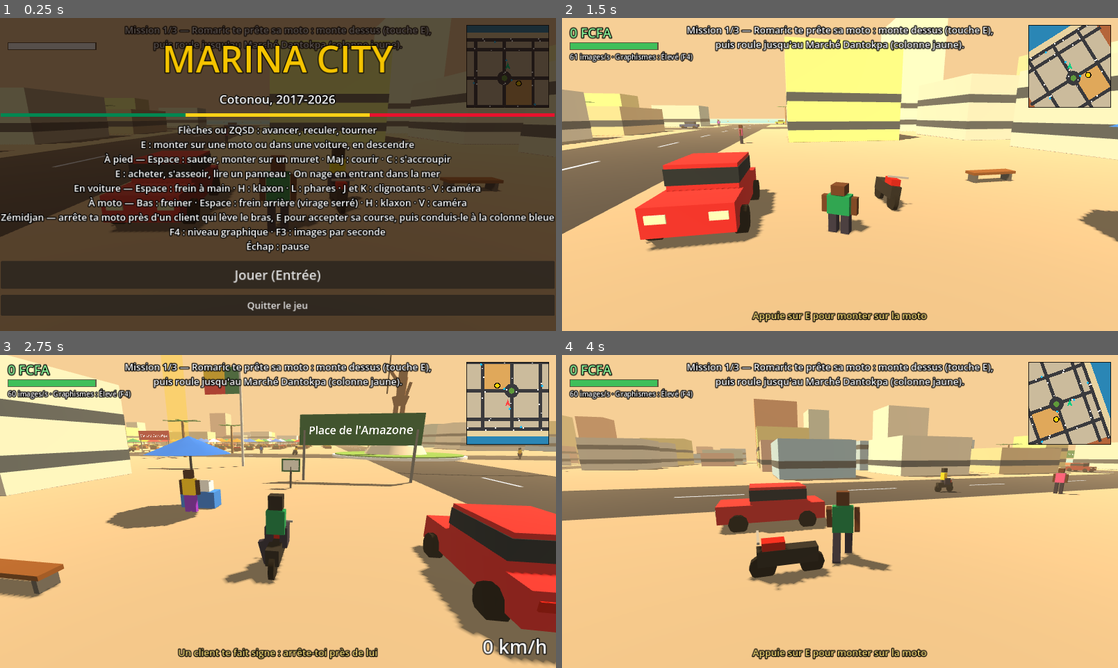
Above: before the commit, frames 1-4 (two rows, left to right).
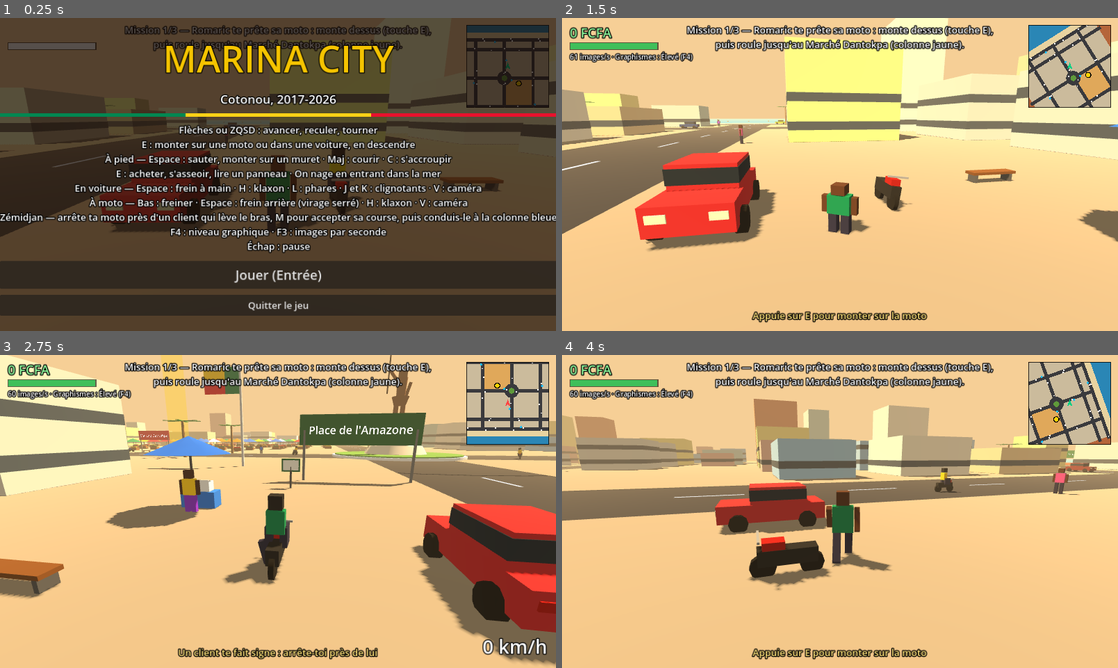
Above: after the commit, the same moments.

Repository: Yard24/Cotonou-city
Game: Godot game, scene res://main.tscn
Two runs of this game, one before a commit and one after it. Both use one fixed random seed, a clock stepped at 60 frames per second and the inputs below.
Inputs:
- Up to frame 1 (0.25 s): no input
- Up to frame 2 (1.5 s): click "Jouer (Entrée)" at 0.5 s; tap Enter (ui_accept) at 1.25 s; hold D (right) from 1.28 s (still down); hold C (crouch) from 1.28 s (still down); tap V (cam) at 1.35 s
- Up to frame 3 (2.75 s): tap Enter (ui_accept) at 1.52, 2.27 s; release D (right) at 2.03 s; release C (crouch) at 2.03 s; hold Space (brake) from 2.03 s (still down); tap C (crouch) at 2.1 s; tap E (enter) at 2.3 s
- Up to frame 4 (4 s): release Space (brake) at 2.78 s; hold D (right) 2.78-3.53 s; hold H (horn) 2.78-3.53 s; tap E (enter) at 2.85 s; hold W (up) from 3.53 s (still down); tap H (horn) at 3.6 s; tap Enter (ui_accept) at 3.77 s; tap Shift (run) at 3.8 s

The runs differ from the first frame. In frame 1, 9.8% of the frame differs, in the area x 0-100%, y 8-96%; in frame 2, nothing differs; in frame 3, less than 0.1%; in frame 4, nothing differs.

Commit message:
Zémidjan : M pour accepter une course, E ne fait que monter et descendre ; missions à 5 000, 7 500 et 3 000 FCFA ; moto : inclinaison réaliste selon la vitesse et le rayon du virage, plafonnée à 38° (caméra 8° et 20°)
Décisions de Bravo du 16 novembre consignées dans docs/decisions.md.
Test automatique : touche M (AZERTY et QWERTY), paies des missions, plafond d'inclinaison.

Co-Authored-By: Claude Fable 5.2 <noreply@anthropic.com>
Claude-Session: https://claude.ai/code/session_015ZX5cP41vf7mWhTQ8uSFp4

Diff:
--- a/scripts/hud.gd
+++ b/scripts/hud.gd
@@ -93,7 +93,7 @@
 	vb.add_child(flag)
 	var help: Label = m.label(22, Color.WHITE)
 	help.horizontal_alignment = HORIZONTAL_ALIGNMENT_CENTER
-	help.text = "Flèches ou ZQSD : avancer, reculer, tourner\nE …(421 unchanged characters)… moto près d'un client qui lève le bras, E pour accepter sa course, puis conduis-l …(85 unchanged characters)…
+	help.text = "Flèches ou ZQSD : avancer, reculer, tourner\nE …(421 unchanged characters)… moto près d'un client qui lève le bras, M pour accepter sa course, puis conduis-l …(85 unchanged characters)…
 	vb.add_child(help)
 	m.menu_play = Button.new()
 	m.menu_play.add_theme_font_size_override("font_size", 30)
@@ -125,7 +125,7 @@
 		if m.zem.hint != "":
 			t = m.zem.hint
 		elif not m.zem.fare.is_empty() and abs(m.cur_car.speed) < 1.5:
-			t = "E : déposer le client ici (course non payée)"
+			t = "M : déposer le client ici (course non payée)"
 	else:
 		m.l_speed.text = ""
 		if m.need_car:
--- a/scripts/main.gd
+++ b/scripts/main.gd
@@ -76,9 +76,9 @@
 var cam_mode := 1
 
 var missions := [
-	{"t": "Mission 1/3 — Romaric te prête sa moto : monte dessus (touche E), puis roule jusqu'au Marché Dantokpa (colonne jaune).", "x": 60.0, "z": 22.0, "car": true, "r": 500, "ok": "Arrivé au marché"},
-	{"t": "Mission 2/3 — Une commerçante te confie un colis : livre-le sur le Boulevard de la Marina, au bord de la mer.", "x": -80.0, "z": -160.0, "car": true, "r": 750, "ok": "Colis livré"},
-	{"t": "Mission 3/3 — Retourne à la Place de l'Amazone et arrête-toi devant la statue.", "x": 0.0, "z": -40.0, "car": false, "r": 300, "ok": "Bienvenue à l'Amazone"},
+	{"t": "Mission 1/3 — Romaric te prête sa moto : monte dessus (touche E), puis roule jusqu'au Marché Dantokpa (colonne jaune).", "x": 60.0, "z": 22.0, "car": true, "r": 5000, "ok": "Arrivé au marché"},
+	{"t": "Mission 2/3 — Une commerçante te confie un colis : livre-le sur le Boulevard de la Marina, au bord de la mer.", "x": -80.0, "z": -160.0, "car": true, "r": 7500, "ok": "Colis livré"},
+	{"t": "Mission 3/3 — Retourne à la Place de l'Amazone et arrête-toi devant la statue.", "x": 0.0, "z": -40.0, "car": false, "r": 3000, "ok": "Bienvenue à l'Amazone"},
 ]
 
 # ---------------- outils ----------------
@@ -357,14 +357,9 @@
 	return n
 
 # Touche E : descendre du véhicule, sinon l'objet ou le véhicule le plus proche.
+# (Les courses de zémidjan s'acceptent avec M : zem.gd.)
 func press_e() -> void:
 	if cur_car:
-		if not zem.offer.is_empty():
-			zem.accept(self)      # un client propose sa course : E l'accepte
-			return
-		if not zem.fare.is_empty():
-			zem.drop_here(self)   # le client descend d'abord
-			return
 		toggle_car()
 		return
 	if player.ko_t > 0.0 or player.down_t > 0.0 or player.mantle_t > 0.0:
--- a/scripts/moto.gd
+++ b/scripts/moto.gd
@@ -11,10 +11,11 @@
 const FREIN_AR := 10.0       # Espace seul : frein arrière
 const FREIN_TOUT := 26.0     # Bas + Espace
 const FREIN_MOTEUR := 3.0    # aucune touche
-const PENCHE_MAX := 0.66     # 38°
-const PENCHE_VITE := 7.0     # rapidité de la mise sur l'angle
-const G_VIRAGE := 26.0       # plus c'est grand, plus la moto tourne pour un même angle
-const YAW_MAX := 2.4         # rad/s : virage le plus serré
+const PENCHE_MAX := 0.66     # 38° : plafond de l'inclinaison, jamais dépassé
+const PENCHE_VITE := 7.0     # rapidité de l'angle des motos de la circulation et de la béquille
+const PENCHE_RAD_S := 1.6    # le pilote couche la moto à 90° par seconde au plus : 0,4 s pour l'angle maximal
+const PESANTEUR := 9.81      # m/s² : l'angle d'un virage est celui d'une vraie moto
+const RAYON_MIN := 2.2       # m : virage le plus serré, guidon en butée (au pas)
 const BEQUILLE := 0.14       # moto garée : penchée de 8° sur sa béquille
 const CHUTE_CHOC := 7.0      # m/s perdus d'un coup (25 km/h) : le pilote tombe
 const COUCHEE := 1.35        # angle de la moto couchée
@@ -74,6 +75,16 @@
 	if on:
 		pass_shirt.material_override = main_ref.mat(c)
 
+# Angle d'équilibre d'une moto qui tourne : tan(angle) = vitesse² / (rayon × g), soit
+# vitesse × vitesse de rotation / g. Plafonné à PENCHE_MAX.
+func angle_virage(v: float, lacet: float) -> float:
+	return clamp(atan(v * lacet / PESANTEUR), -PENCHE_MAX, PENCHE_MAX)
+
+# Virage le plus serré possible à cette vitesse (rad/s) : limité par le guidon au pas,
+# puis par l'angle maximal. Plus on roule vite, plus le virage est large.
+func lacet_max(v: float) -> float:
+	return min(v / RAYON_MIN, PESANTEUR * tan(PENCHE_MAX) / max(v, 0.01))
+
 func _ai_target() -> float:
 	return min(vmax, FAUFILE_V) if side_want != 0.0 or abs(side) > 0.2 else vmax
 
@@ -104,16 +115,17 @@
 	else:
 		speed = move_toward(speed, 0.0, FREIN_MOTEUR * delta)
 	speed = clamp(speed, V_RECUL, max_speed())
-	# équilibre : la direction commande l'angle, et c'est l'angle qui fait tourner la moto
+	# équilibre : la direction demande un virage ; la moto prend l'angle qui correspond à sa
+	# vitesse et au rayon de ce virage, et c'est cet angle qui la fait tourner
 	var steer := Input.get_axis("right", "left")
 	var v: float = abs(speed)
-	var plein: float = clamp(v / 6.0, 0.0, 1.0)
-	lean += (steer * PENCHE_MAX * plein - lean) * (1.0 - exp(-delta * PENCHE_VITE * (CHARGE_PENCHE if loaded else 1.0)))
+	var want: float = angle_virage(v, steer * lacet_max(v))
+	lean = move_toward(lean, want, PENCHE_RAD_S * (CHARGE_PENCHE if loaded else 1.0) * delta)
+	lean = clamp(lean, -PENCHE_MAX, PENCHE_MAX)
 	var yaw := 0.0
 	if v > 0.05:
-		yaw = clamp(G_VIRAGE * tan(lean) / max(v, 7.0), -YAW_MAX, YAW_MAX)
-		# au pas, on tourne surtout avec le guidon
-		yaw += steer * 1.6 * (1.0 - plein) * clamp(v, 0.0, 1.0)
+		var butee: float = v / RAYON_MIN
+		yaw = clamp(PESANTEUR * tan(lean) / v, -butee, butee)
 		if rear and v > 5.0:
 			yaw *= 1.35   # frein arrière : la roue arrière glisse, le virage se resserre
 	heading += yaw * delta * sign(speed)
@@ -139,7 +151,7 @@
 	else:
 		if ai:
 			# circulation : l'angle suit le virage réellement pris
-			var want: float = clamp(atan(speed * yaw_rate / 9.8), -0.5, 0.5)
+			var want: float = clamp(angle_virage(speed, yaw_rate), -0.5, 0.5)
 			lean += (want - lean) * (1.0 - exp(-dt * PENCHE_VITE))
 		elif not ridden:
 			lean += (BEQUILLE - lean) * (1.0 - exp(-dt * PENCHE_VITE))
--- a/scripts/selftest_moto.gd
+++ b/scripts/selftest_moto.gd
@@ -11,7 +11,7 @@
 # Renvoie "" si tout va bien, sinon le message d'échec.
 func run(m) -> String:
 	var c = m.moto_romaric
-	for t in [_depart, _acceleration, _freinage, _equilibre, _chute, _camera]:
+	for t in [_depart, _acceleration, _freinage, _equilibre, _plafond, _chute, _camera]:
 		_release()
 		c.repair()
 		m.player.health = 100.0
@@ -254,10 +254,10 @@
 	var lent := _virage(c, 2.0, "left")
 	var ville := _virage(c, 8.0, "left")
 	var vite := _virage(c, 26.0, "left")
-	if not (ville[0] > g[0] and g[0] > vite[0]) or vite[0] < 0.4 or ville[0] > c.YAW_MAX + 0.01:
+	if not (ville[0] > g[0] and g[0] > vite[0]) or vite[0] < 0.2 or ville[0] > 1.2:
 		err = "équilibre : angles tournés en 1 s : %.2f à 29 km/h, %.2f à 54, %.2f à 94" % [ville[0], g[0], vite[0]]
 		return
-	if lent[0] < 0.8 or lent[1] > 0.3:
+	if lent[0] < 0.6 or lent[1] > 0.3:
 		err = "équilibre : au pas, %.2f rad tournés, penchée de %.2f rad" % [lent[0], lent[1]]
 		return
 	# en reculant avec les pieds, le guidon agit à l'envers, comme sur une vraie moto
@@ -287,6 +287,101 @@
 		return
 	print("équilibre : %.0f° d'angle en virage (38° au plus), gauche et droite symétriques, redressée en ligne droite ; en …(232 unchanged characters)…
 
+# Inclinaison réaliste : l'angle dépend de la vitesse et du rayon du virage
+# (tan(angle) = v² / (rayon × g)) et ne dépasse jamais le plafond, pour la moto comme pour la caméra.
+func _plafond(m, c) -> void:
+	m.cur_car = c
+	var maxi: float = c.PENCHE_MAX
+	if maxi < deg_to_rad(35.0) or maxi > deg_to_rad(40.0):
+		err = "plafond : angle maximal de la moto %.0f° (attendu entre 35 et 40°)" % rad_to_deg(maxi)
+		return
+	# la formule : plus vite ou plus serré = plus penché ; ligne droite = droite ; jamais plus que le plafond
+	if abs(c.angle_virage(15.0, 0.0)) > 0.0001 or c.angle_virage(15.0, 15.0 / 60.0) >= c.angle_virage(15.0, 15.0 / 30.0) or c.angle_virage(10.0, 10.0 / 30.0) >= c.angle_virage(15.0, 15.0 / 30.0) or c.angle_virage(30.0, 3.0) > maxi or abs(c.angle_virage(10.0, 10.0 / 20.0) - atan(100.0 / (20.0 * 9.81))) > 0.001 or abs(c.angle_virage(12.0, -0.4) + c.angle_virage(12.0, 0.4)) > 0.0001:
+		err = "plafond : la formule de l'angle ne suit pas la vitesse et le rayon du virage"
+		return
+	# virage tenu 3 s à plusieurs vitesses : on mesure le rayon réellement suivi et l'angle affiché
+	var p0 := Vector3(-100, 0, -178)
+	var lignes := []
+	var angles := []
+	for v in [2.0, 3.0, 6.0, 10.0, 15.0, 20.0, 26.0]:
+		for charge in [false, true]:
+			c.loaded = charge
+			_put(c, p0.x, p0.z, EST, v)
+			Input.action_press("left")
+			var top := 0.0
+			var h_avant := EST
+			for i in 180:
+				c.speed = v
+				h_avant = c.heading
+				c.drive(DT)
+				c.global_position = p0   # sur place : seuls le cap et l'angle comptent
+				top = max(top, max(abs(c.lean), abs(_tilt(c))))
+			Input.action_release("left")
+			var lacet: float = angle_difference(h_avant, c.heading) / DT
+			var rayon: float = v / lacet
+			var attendu: float = min(atan(v * v / (rayon * 9.81)), maxi)
+			if top > maxi + 0.0005 or lacet <= 0.0 or rayon < c.RAYON_MIN - 0.01 or abs(c.lean - attendu) > 0.01 or abs(_tilt(c) - c.lean) > 0.001:
+				err = "plafond : à %.0f km/h, rayon %.1f m, moto penchée de %.1f° (attendu %.1f°, plafond %.0f°)" % [v * 3.6, rayon, rad_to_deg(c.lean), rad_to_deg(attendu), rad_to_deg(maxi)]
+				c.loaded = false
+				return
+			if not charge:
+				lignes.append("%.0f km/h : rayon %.0f m, %.0f°" % [v * 3.6, rayon, rad_to_deg(c.lean)])
+				angles.append(c.lean)
+	c.loaded = false
+	# au pas la moto penche peu ; l'angle grandit avec la vitesse jusqu'au plafond
+	if angles[0] > 0.25 or not (angles[0] < angles[1] and angles[1] < angles[2]) or angles[6] < maxi - 0.01:
+		err = "plafond : l'angle ne grandit pas avec la vitesse (%.0f°, %.0f°, %.0f°)" % [rad_to_deg(angles[0]), rad_to_deg(angles[1]), rad_to_deg(angles[2])]
+		return
+	# conduite brutale pendant 20 s (gauche, droite, freins, accélérateur, passager) : jamais au-delà
+	var top2 := 0.0
+	var seq := [["up", "left"], ["left", "brake"], ["up", "right"], ["right", "down"], ["left"], ["right", "brake", "down"], ["up", "left"], ["right"]]
+	_put(c, p0.x, p0.z, EST, 0.0)
+	for k in 1200:
+		if k % 25 == 0:
+			_release()
+			for a in seq[(k / 25) % seq.size()]:
+				Input.action_press(a)
+			c.loaded = (k / 300) % 2 == 1
+		c.drive(DT)
+		c.global_position = p0
+		top2 = max(top2, max(abs(c.lean), abs(_tilt(c))))
+	_release()
+	c.loaded = false
+	if top2 > maxi + 0.0005 or top2 < 0.3:
+		err = "plafond : en conduite brutale la moto penche de %.1f° (plafond %.0f°)" % [rad_to_deg(top2), rad_to_deg(maxi)]
+		return
+	# caméra : elle penche moins que la moto, et elle a son propre plafond
+	var vue = m.vue
+	if vue.ROULIS_EXT_MAX >= vue.ROULIS_GUIDON_MAX or vue.ROULIS_GUIDON_MAX >= maxi or vue.ROULIS_EXT_MAX > deg_to_rad(10.0):
+		err = "plafond : les plafonds de la caméra ne sont pas inférieurs à celui de la moto"
+		return
+	for i in 41:
+		var a: float = -1.4 + i * 0.07
+		var re: float = vue.roulis(a, false)
+		var rg: float = vue.roulis(a, true)
+		if abs(re) > vue.ROULIS_EXT_MAX + 0.0001 or abs(rg) > vue.ROULIS_GUIDON_MAX + 0.0001 or re * a < 0.0 or rg * a < 0.0 or (abs(a) > 0.01 and (abs(re) >= abs(a) or abs(rg) >= abs(a))):
+			err = "plafond : caméra penchée de %.1f° pour une moto à %.1f°" % [rad_to_deg(rg), rad_to_deg(a)]
+			return
+	# mesuré sur la vraie caméra, moto au plafond puis au-delà (cas impossible, par sécurité)
+	var pires := []
+	for a in [maxi, 1.3]:
+		for mode in [1, 3]:
+			_put(c, 0, -178, EST, 0.0)
+			c.lean = a
+			m.cam_mode = mode
+			m._camera(0.0, true)
+			# roulis autour de l'axe de visée : la verticale vue dans le repère de la caméra
+			var bc: Basis = m.cam.global_transform.basis
+			var r: float = abs(atan2(bc.x.y, bc.y.y))
+			var lim: float = vue.ROULIS_GUIDON_MAX if mode == 3 else vue.ROULIS_EXT_MAX
+			if r > lim + 0.001 or r < 0.05:
+				err = "plafond : la caméra (mode %d) penche de %.1f° (plafond %.0f°)" % [mode, rad_to_deg(r), rad_to_deg(lim)]
+				return
+			pires.append(r)
+	c.lean = 0.0
+	m.cam_mode = 1
+	print("inclinaison réaliste : angle = atan(v² / (rayon × g)), plafond %.0f° ; %s ; conduite brutale %.0f° au plus ; caméra %.0f° au plus, %.0f° en vue du guidon" % [rad_to_deg(maxi), " · ".join(lignes), rad_to_deg(top2), rad_to_deg(pires[2]), rad_to_deg(pires[3])])
+
 func _chute(m, c) -> void:
 	var pl = m.player
 	m.cur_car = c
@@ -350,7 +445,7 @@
 		err = "chute : impossible de remonter sur la moto relevée"
 		return
 	# face au mur : on recule avec les pieds en braquant, puis on repart
-	_run(c, 1.2, ["down", "left"])
+	_run(c, 2.6, ["down", "left"])
 	_run(c, 1.0, ["up"])
 	if c.speed < 5.0 or c.fallen:
 		err = "chute : la moto ne repart pas après la chute"
--- a/scripts/selftest_moto_ville.gd
+++ b/scripts/selftest_moto_ville.gd
@@ -75,6 +75,22 @@
 	if z.tarif(0.0) != 100 or z.tarif(100.0) != 300 or z.tarif(5000.0) != 1000 or z.tarif(137.0) % 50 != 0 or z.tarif(300.0) <= z.tarif(150.0):
 		err = "passager : tarif faux (%d, %d, %d)" % [z.tarif(0.0), z.tarif(100.0), z.tarif(5000.0)]
 		return
+	# les trois missions paient 5 000, 7 500 et 3 000 FCFA (décision de Bravo du 16 novembre)
+	var paies := []
+	for mi in m.missions:
+		paies.append(mi.r)
+	var mission0: int = m.mission_i
+	var argent0: int = m.money
+	m.mission_i = 2
+	m.money = 0
+	m._mission(Vector3(m.missions[2].x, 0, m.missions[2].z))
+	var paye: int = m.money
+	m.mission_i = mission0
+	m.money = argent0
+	m._set_mission()
+	if paies != [5000, 7500, 3000] or paye != 3000:
+		err = "missions : elles paient %s FCFA (attendu 5 000, 7 500 et 3 000) ; la troisième verse %d" % [str(paies), paye]
+		return
 	var cl = z.clients[2]
 	var spot: Vector3 = z.spot_pos(2)
 	var money0: int = m.money
@@ -104,7 +120,7 @@
 	c.speed = 0.0
 	for i in 30:
 		z.step(m, DT)
-	if not z.fare.is_empty() or z.offer.is_empty() or z.offer.cl != cl or c.loaded or not cl.n.visible or not ("E" in z.hint) or not (str(z.offer.prix) in z.hint):
+	if not z.fare.is_empty() or z.offer.is_empty() or z.offer.cl != cl or c.loaded or not cl.n.visible or not ("M : accepter" in z.hint) or not (str(z.offer.prix) in z.hint):
 		err = "passager : le client monte sans accord, ou ne propose pas sa course (« %s »)" % z.hint
 		return
 	# le joueur peut refuser en repartant : rien ne se passe
@@ -113,13 +129,45 @@
 	if not z.offer.is_empty() or not z.fare.is_empty():
 		err = "passager : la proposition reste valable alors que la moto est repartie"
 		return
-	# E : la course est acceptée, le client monte, la colonne bleue montre l'arrivée
+	# la touche M : celle qui porte la lettre M sur un clavier AZERTY (place du point-virgule
+	# QWERTY) ou QWERTY ; pas la place du M QWERTY (virgule en AZERTY), et pas la touche E
+	var t_azerty := InputEventKey.new()
+	t_azerty.physical_keycode = KEY_SEMICOLON
+	t_azerty.keycode = KEY_M
+	var t_qwerty := InputEventKey.new()
+	t_qwerty.physical_keycode = KEY_M
+	t_qwerty.keycode = KEY_M
+	var t_virgule := InputEventKey.new()
+	t_virgule.physical_keycode = KEY_M
+	t_virgule.keycode = KEY_COMMA
+	var t_e := InputEventKey.new()
+	t_e.physical_keycode = KEY_E
+	t_e.keycode = KEY_E
+	if not InputMap.event_is_action(t_azerty, "course") or not InputMap.event_is_action(t_qwerty, "course") or InputMap.event_is_action(t_virgule, "course") or InputMap.event_is_action(t_e, "course") or InputMap.event_is_action(t_azerty, "enter") or not InputMap.event_is_action(t_e, "enter"):
+		err = "passager : la touche M n'est pas celle de la course, ou E l'est encore"
+		return
+	# E devant le client : E ne sert qu'à descendre, la course n'est pas acceptée
 	c.speed = 0.0
 	z.step(m, DT)
 	m.press_e()
+	z.step(m, DT)
+	if m.cur_car != null or not z.fare.is_empty() or c.loaded or cl.state != "attend":
+		err = "passager : E accepte encore la course au lieu de faire descendre le pilote"
+		return
+	m.mount(c)
+	# M : la course est acceptée, le client monte, la colonne bleue montre l'arrivée
+	Input.action_press("course")
+	z.step(m, DT)
+	var monte: bool = not z.fare.is_empty()
+	z.step(m, DT)   # touche tenue : rien de plus (le client ne redescend pas)
+	Input.action_release("course")
+	z.step(m, DT)
 	c.drive(DT)
+	if not monte:
+		err = "passager : la touche M n'accepte pas la course"
+		return
 	if m.cur_car != c:
-		err = "passager : E devant un client fait descendre le pilote au lieu d'accepter la course"
+		err = "passager : M devant un client fait descendre le pilote"
 		return
 	if z.fare.is_empty() or z.fare.cl != cl or not c.loaded or not c.passenger.visible or cl.n.visible or not z.dest_marker.visible:
 		err = "passager : le client ne monte pas à l'arrière de la moto arrêtée"
@@ -181,30 +229,45 @@
 	if cl.state != "attend" or not cl.n.visible or _d(cl.n.position, spot) > 0.01:
 		err = "passager : aucun client ne revient attendre"
 		return
-	# E avec un client à bord : il descend ici, sans payer ; E de nouveau : le pilote descend
+	# M avec un client à bord : il descend ici, sans payer ; E : le pilote descend
 	_put(c, sd.x + 4.3, sd.z, 0.0, 0.0)
 	z.step(m, DT)
-	m.press_e()
+	z.press(m)
 	var cl2 = z.clients[dest]
 	if z.fare.is_empty() or z.fare.cl != cl2 or z.fare.dest == dest:
 		err = "passager : le client suivant ne monte pas"
 		return
 	var money1: int = m.money
-	m.press_e()
+	z.press(m)
 	if m.cur_car != c or not z.fare.is_empty() or m.money != money1 or c.loaded or cl2.state != "part" or not cl2.n.visible or _d(cl2.n.position, c.global_position) > 2.0:
-		err = "passager : E ne dépose pas le client (ou la course interrompue est payée)"
+		err = "passager : M ne dépose pas le client (ou la course interrompue est payée)"
 		return
 	z.step(m, DT)
 	m.press_e()
 	if m.cur_car != null or not z.fare.is_empty():
 		err = "passager : après avoir déposé le client, E ne fait pas descendre le pilote"
 		return
+	# E avec un client à bord : le pilote descend, le client aussi, la course n'est pas payée
+	m.mount(c)
+	_put(c, s0.x - 4.3, s0.z, 0.0, 0.0)
+	z.step(m, DT)
+	z.press(m)
+	var cl3 = z.clients[0]
+	if z.fare.is_empty() or z.fare.cl != cl3:
+		err = "passager : pas de client pour l'essai de descente"
+		return
+	m.press_e()
+	z.step(m, DT)
+	if m.cur_car != null or not z.fare.is_empty() or c.loaded or m.money != money1 or cl3.state != "part":
+		err = "passager : E avec un client à bord ne fait pas descendre le pilote et son client"
+		return
 	# chute avec un client : il tombe, se relève et repart à pied ; course perdue (décisions 4 et 53)
+	for i in int((z.T_PART + z.T_RETOUR + 0.5) * 60.0):
+		z.step(m, DT)
 	m.mount(c)
 	_put(c, s0.x - 4.3, s0.z, 0.0, 0.0)
 	z.step(m, DT)
-	m.press_e()
-	var cl3 = z.clients[0]
+	z.press(m)
 	if z.fare.is_empty() or z.fare.cl != cl3:
 		err = "passager : pas de client pour l'essai de chute"
 		return
@@ -217,7 +280,7 @@
 	if cl3.state != "part" or abs(cl3.n.rotation.x) > 0.001 or not cl3.n.visible:
 		err = "passager : le client tombé ne se relève pas"
 		return
-	print("passager à l'arrière : %d clients au bord des routes ; le client propose, E accepte ; course de %.0f m = %d FCFA, payée à l'arrêt devant l'arrivée ; moto chargée : %.0f km/h après 1 s au lieu de %.0f, freinage sur %.1f m au lieu de %.1f ; E dépose le client sans paiement ; chute  …(132 unchanged characters)…
+	print("missions : 5 000, 7 500 et 3 000 FCFA · passager à l'arrière : %d clients au bord des routes ; le client propose, M accepte (E ne fait que descendre) ; course de %.0f m = %d FCFA, payée à l'arrêt devant l'arrivée ; moto chargée : %.0f km/h après 1 s au lieu de %.0f, freinage sur %.1f m au lieu de %.1f ; M dépose le client sans paiement ; chute  …(132 unchanged characters)…
 
 # ---------------- passage entre les voitures : le joueur ----------------
 func _passage(m, c) -> void:
--- a/scripts/vue.gd
+++ b/scripts/vue.gd
@@ -6,6 +6,14 @@
 const CAMS_MOTO := [[5.5, 2.6], [7.5, 3.4], [10.5, 4.6], [0.0, 0.0]]
 const ROULIS_EXT := 0.2      # vues extérieures : la caméra prend 20 % de l'angle de la moto
 const ROULIS_GUIDON := 0.5   # vue du guidon : 50 %
+const ROULIS_EXT_MAX := 0.14     # plafonds : 8° en vue extérieure…
+const ROULIS_GUIDON_MAX := 0.35  # … et 20° en vue du guidon, toujours moins que la moto
+
+# Angle dont la caméra penche pour une moto penchée de « lean ».
+func roulis(lean: float, guidon: bool) -> float:
+	if guidon:
+		return clamp(lean * ROULIS_GUIDON, -ROULIS_GUIDON_MAX, ROULIS_GUIDON_MAX)
+	return clamp(lean * ROULIS_EXT, -ROULIS_EXT_MAX, ROULIS_EXT_MAX)
 
 func update(m, delta: float, instant: bool) -> void:
 	var car = m.cur_car
@@ -19,7 +27,7 @@
 		m.cam.position = o + Vector3(0, 1.75 if is_moto else 1.35, 0) + fw * 0.2
 		m.cam_target = o + Vector3(0, 1.5 if is_moto else 1.2, 0) + fw * 20.0
 		m.cam.look_at(m.cam_target, Vector3.UP)
-		m.cam.rotate_object_local(Vector3(0, 0, 1), lean * ROULIS_GUIDON)
+		m.cam.rotate_object_local(Vector3(0, 0, 1), roulis(lean, true))
 		return
 	var dist := 6.5
 	var hh := 3.0
@@ -40,4 +48,4 @@
 		m.cam_target = m.cam_target.lerp(tgt, 1.0 - exp(-delta * 10.0))
 	m.cam.look_at(m.cam_target, Vector3.UP)
 	if lean != 0.0:
-		m.cam.rotate_object_local(Vector3(0, 0, 1), lean * ROULIS_EXT)
+		m.cam.rotate_object_local(Vector3(0, 0, 1), roulis(lean, false))
--- a/scripts/zem.gd
+++ b/scripts/zem.gd
@@ -1,6 +1,6 @@
 extends RefCounted
 # Courses de zémidjan : des clients attendent au bord de la route. Le joueur s'arrête à moto
-# près de l'un d'eux, le client annonce sa destination et son prix, le joueur accepte avec E,
+# près de l'un d'eux, le client annonce sa destination et son prix, le joueur accepte avec M,
 # le client monte à l'arrière, et la course est payée à l'arrivée
 # (décision 64). Fonctionnement attendu : docs/systemes/conduite_moto.md.
 
@@ -30,9 +30,28 @@
 var dest_marker: Node3D
 var done := 0              # courses payées
 var hint := ""
+var touche_tenue := false
 var offer := {}            # client qui propose une course à la moto arrêtée : {"cl", "dest", "prix"}
 
+# Touche « course » : la touche marquée M. Les autres touches du jeu sont repérées par leur
+# place sur le clavier (ZQSD = WASD) ; à cette façon de compter, le M d'un clavier AZERTY est
+# à la place du point-virgule d'un clavier QWERTY (la place du M QWERTY porte la virgule).
+# On ajoute aussi la touche qui écrit « m », pour les claviers QWERTY.
+const TOUCHE_PLACE := KEY_SEMICOLON
+const TOUCHE_LETTRE := KEY_M
+func inputs() -> void:
+	if InputMap.has_action("course"):
+		return
+	InputMap.add_action("course")
+	var e := InputEventKey.new()
+	e.physical_keycode = TOUCHE_PLACE
+	InputMap.action_add_event("course", e)
+	var e2 := InputEventKey.new()
+	e2.keycode = TOUCHE_LETTRE
+	InputMap.action_add_event("course", e2)
+
 func build(m) -> void:
+	inputs()
 	for i in SPOTS.size():
 		var n := Node3D.new()
 		m.add_child(n)
@@ -82,10 +101,10 @@
 			if libre:
 				cl.n.rotation.y = atan2(c.global_position.x - cl.n.position.x, c.global_position.z - cl.n.position.z)
 				if d < PRISE and abs(c.speed) < ARRET:
-					# il annonce sa destination et son prix ; le joueur accepte avec E, ou repart
+					# il annonce sa destination et son prix ; le joueur accepte avec M, ou repart
 					if offer.is_empty():
 						offer = _offer(cl)
-						hint = "« %s, %d francs ? » — E : accepter la course" % [_maj(SPOTS[offer.dest][3]), offer.prix]
+						hint = "« %s, %d francs ? » — M : accepter la course" % [_maj(SPOTS[offer.dest][3]), offer.prix]
 				elif hint == "":
 					hint = "Un client te fait signe : arrête-toi près de lui"
 		elif cl.state == "tombe":
@@ -106,10 +125,17 @@
 			if cl.t <= 0.0:
 				_place(cl, spot_pos(cl.home), SPOTS[cl.home][2])
 				cl.state = "attend"
+	# un appui sur M (pas la touche tenue)
+	var appui: bool = Input.is_action_pressed("course")
+	if appui and not touche_tenue:
+		press(m)
+	touche_tenue = appui
 	if fare.is_empty():
 		return
 	if c != fare.moto:
 		_end(m, false, 1.2)   # le pilote n'est plus sur la moto : le client descend aussi
+		if m.info_t <= 0.0:
+			m.say("Tu es descendu : ton client aussi. Course non payée.", 4.0)
 		return
 	var dd: float = _dist(c.global_position, spot_pos(fare.dest))
 	if dd < DEPOSE and abs(c.speed) < ARRET:
@@ -129,7 +155,17 @@
 		dest = (dest + 1) % SPOTS.size()
 	return {"cl": cl, "dest": dest, "prix": tarif(_dist(spot_pos(cl.home), spot_pos(dest)))}
 
-# Touche E devant un client qui propose sa course : il monte, colonne bleue à l'arrivée.
+# Touche M : accepter la course proposée ; avec un client à bord, le déposer ici.
+# (E ne sert qu'à monter et descendre.)
+func press(m) -> void:
+	if m.cur_car == null:
+		return
+	if not offer.is_empty():
+		accept(m)
+	elif not fare.is_empty():
+		drop_here(m)
+
+# Touche M devant un client qui propose sa course : il monte, colonne bleue à l'arrivée.
 func accept(m) -> void:
 	if offer.is_empty() or not fare.is_empty():
 		return
@@ -167,7 +203,7 @@
 	fare = {}
 	dest_marker.visible = false
 
-# Touche E avec un client à bord : on le dépose ici, la course n'est pas payée.
+# Touche M avec un client à bord : on le dépose ici, la course n'est pas payée.
 func drop_here(m) -> void:
 	if abs(fare.moto.speed) > 6.0:
 		return
Not shown, changed: docs/decisions.md
Not shown, changed: docs/systemes/conduite_moto.md
